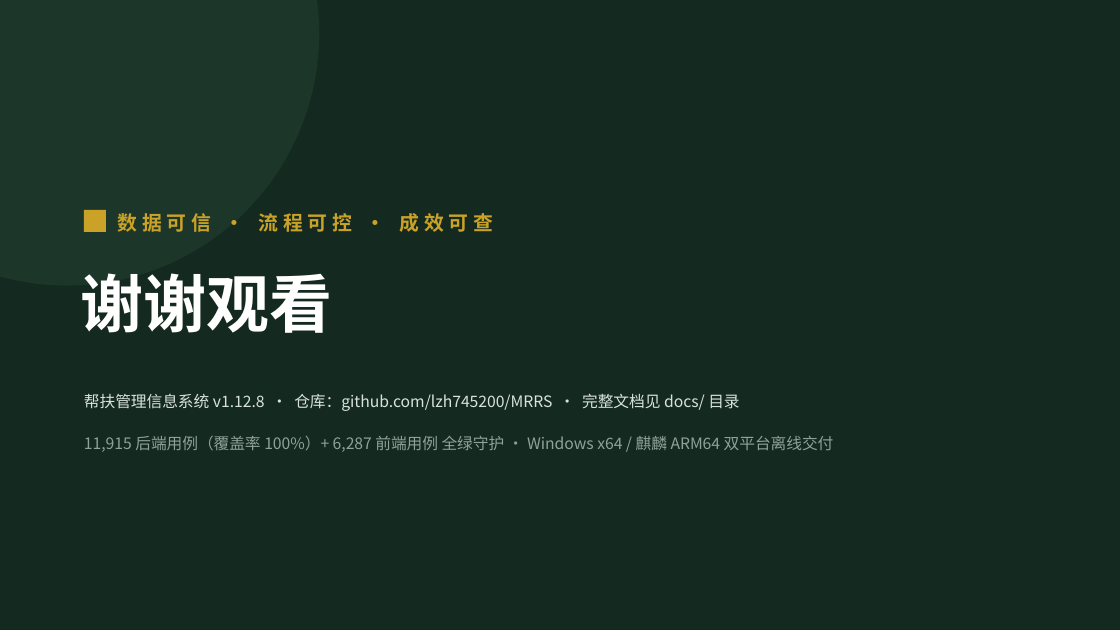
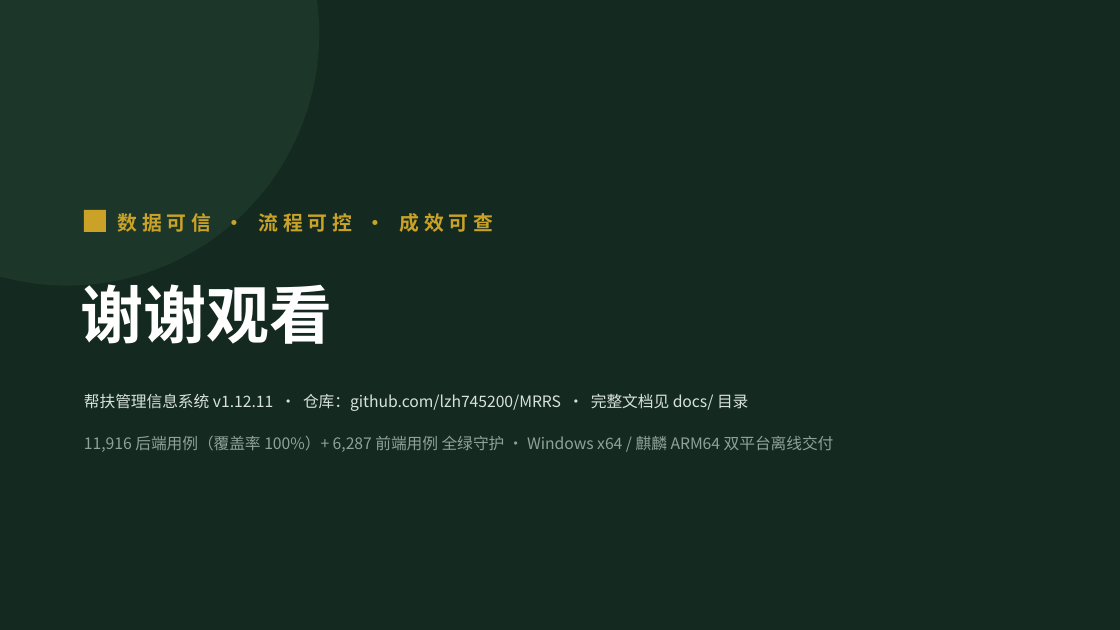
Before and after one commit to lzh745200/MRRS, a slide deck: slide 41 of docs/帮扶管理信息系统介绍.pptx. Drawn at 1120x630 pixels with LibreOffice and Linux fonts; fonts in the diff are those of the drawing. Boxes give left, top, right and bottom in pixels: in the first picture for what was removed or moved away, otherwise in the second. Text is boxed around its words. In the diff, an @@ line names an element or a change of style, - is before the commit and + after.

```diff
--- a/docs/帮扶管理信息系统介绍.pptx
+++ b/docs/帮扶管理信息系统介绍.pptx
@@ text "谢谢观看" moved from (x1=81, y1=273, x2=333, y2=333) to (x1=81, y1=284, x2=333, y2=344) @@
@@ text at (x1=84, y1=394, x2=748, y2=411): text changed @@
-帮扶管理信息系统 v1.12.8 · 仓库：github.com/lzh745200/MRRS · 完整文档见 docs/ 目录
+帮扶管理信息系统 v1.12.11 · 仓库：github.com/lzh745200/MRRS · 完整文档见 docs/ 目录
@@ text at (x1=84, y1=436, x2=834, y2=452): text changed @@
-11,915 后端用例（覆盖率 100%）+ 6,287 前端用例 全绿守护 · Windows x64 / 麒麟 ARM64 双平台离线交付
+11,916 后端用例（覆盖率 100%）+ 6,287 前端用例 全绿守护 · Windows x64 / 麒麟 ARM64 双平台离线交付
```
Also in this commit, not shown: 40 other slides changed, 2 other files.
